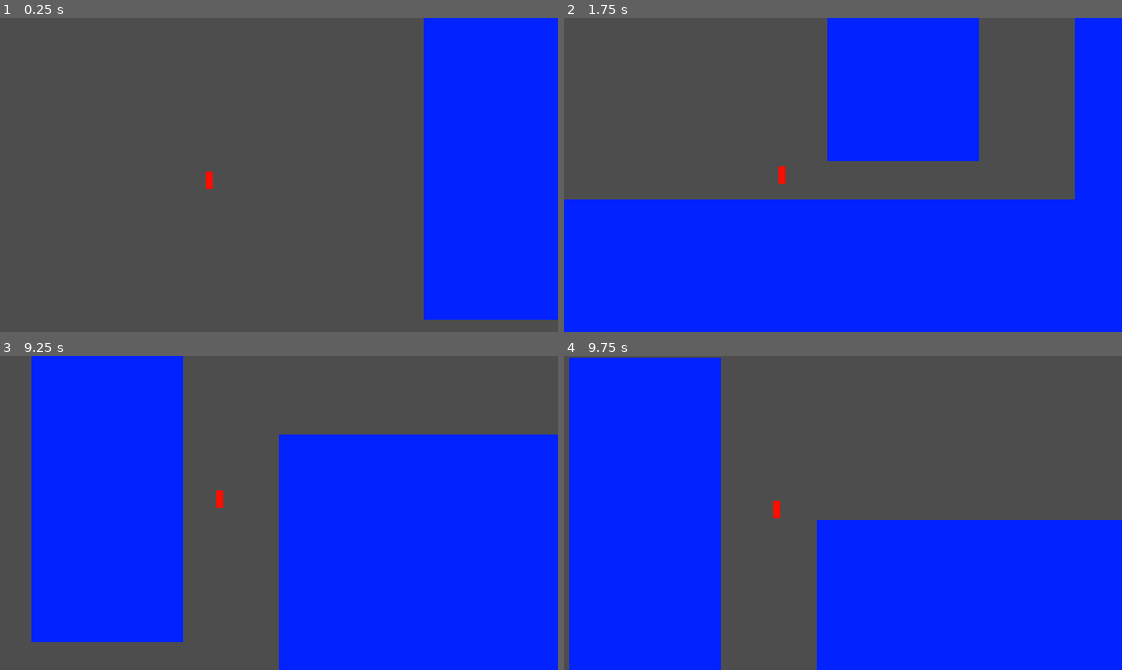
Above: before the commit, frames 1-4 (two rows, left to right).
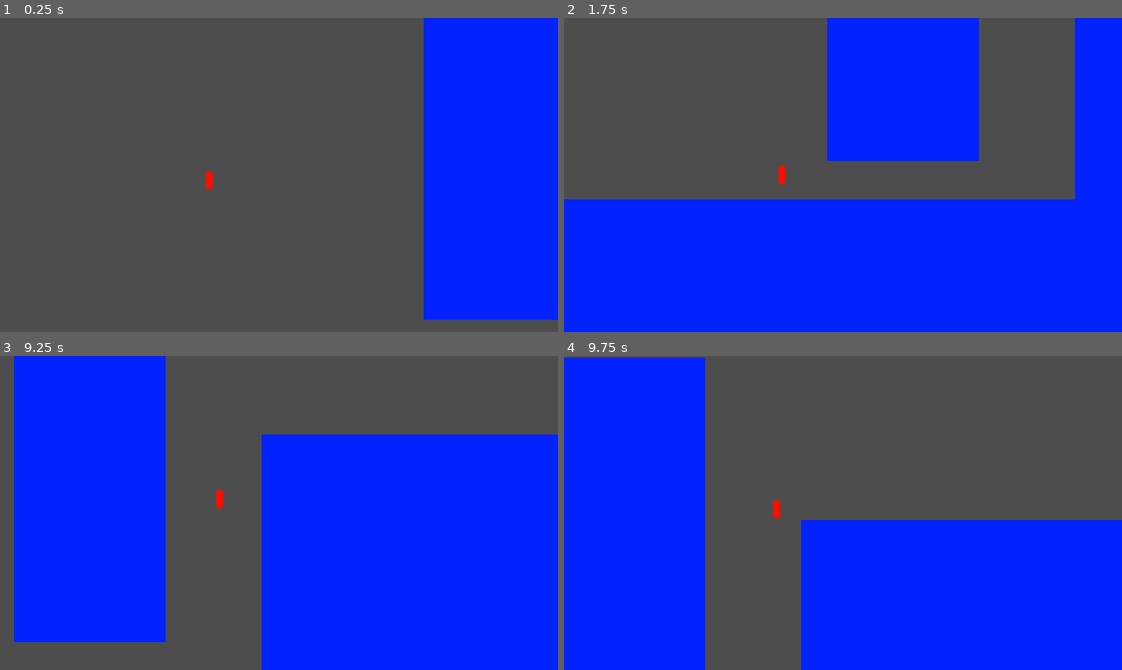
Above: after the commit, the same moments.

Repository: btyu-misc/maskgame
Game: Godot game, scene res://world.tscn
Two runs of this game, one before a commit and one after it. Both use one fixed random seed, a clock stepped at 60 frames per second and the inputs below.
Inputs:
- Up to frame 1 (0.25 s): no input
- Up to frame 2 (1.75 s): tap Enter (ui_accept) at 0.5 s; hold Space (jump) 0.53-1.28 s; hold D (move_right) from 0.53 s (still down); tap M (choose_mask) at 1.35 s; tap Space (jump) at 1.52, 1.55 s
- Up to frame 3 (9.25 s): tap Space (jump) at 1.82, 3.02, 3.05, 3.32, 4.52, 4.55, 4.82, 6.02, 6.05, 6.32, 7.52, 7.55, 7.82, 9.02, 9.05 s; release D (move_right) at 2.03 s; hold Space (jump) 2.03-2.78 s; hold A (move_left) 2.03-4.28 s; tap M (choose_mask) every 1.5 s from 2.85 to 8.85 s; hold Space (jump) 3.53-4.28 s; hold D (move_right) 4.28-8.03 s; hold Space (jump) 5.03-5.78 s; hold Space (jump) 6.53-7.28 s; hold Space (jump) 8.03-8.78 s; hold A (move_left) from 8.03 s (still down)
- Up to frame 4 (9.75 s): tap Space (jump) at 9.32 s; release A (move_left) at 9.53 s; hold D (move_right) from 9.53 s (still down); hold Space (jump) from 9.53 s (still down)

Frames 1-2 are identical in both runs. In frame 3, 8.0% of the frame differs, in the area x 2-50%, y 0-100%; in frame 4, 5.1%.

Commit message:
more movement

Diff:
--- a/character_body_2d.gd
+++ b/character_body_2d.gd
@@ -5,6 +5,10 @@
 const JUMP_VELOCITY = -190.0
 var gravity_scale:float = 800./1920.
 var gravity:Vector2
+
+@export var wing_mask:bool = true
+@export var heavy_mask:bool = false
+@export var dash_mask:bool = false
 
 
 #jumping
@@ -19,6 +23,8 @@
 var wall_timer:int = 0
 var wall_cool_down:int = 0
 
+var last_vel_dir:int
+
 var airborne:int = 0
 var airborne_const:int = 120
 
@@ -28,6 +34,7 @@
 
 #heavy mask
 var is_heavy:bool = false
+var heavy_equipped:bool = false
 
 #dash mask
 var can_dash:bool = true
@@ -40,8 +47,12 @@
 
 func _physics_process(delta: float) -> void:
 	# Add the gravity.
-	print(last_dir)
+	print(last_vel_dir)
 	print(is_on_wall())
+
+	if wall_cool_down == 0:
+		if (velocity.x > 0.01): last_vel_dir = 1
+		elif (velocity.x < -0.01): last_vel_dir = -1
 
 	#print(gravity)
 	if not is_on_floor():
@@ -54,8 +65,8 @@
 		if jumping and Input.is_action_just_released("jump"): velocity.y = 0
 	else:
 		if (airborne > 0):
-			#$Sprite2D.scale = Vector2(1 + (.5*airborne)/airborne_const, 1 - (.5*airborne)/airborne_const)
-			$Sprite2D.scale = Vector2(1 + .5, 1 - .5)
+			#squish when hitting the ground
+			$Sprite2D.scale = Vector2(1 + .6, 1 - .6)
 		airborne = 0
 
 	#buffer so jumping feels more responsive
@@ -70,7 +81,6 @@
 
 	#wall_jump functionality
 	if is_on_wall():
-		if wall_cool_down == 0: last_dir = Input.get_axis("move_left", "move_right")
 		wall_cool_down = 5
 	else:
 		wall_cool_down = clamp(wall_cool_down - 1, 0, 5)
@@ -80,12 +90,13 @@
 	if wall_just_jumped:
 		wall_just_jumped = false
 	air_lerp_const = lerp(air_lerp_const, 0.3, 0.012)
-	wall_timer = clamp(wall_timer - 1, 0, 5)
-	if wall_timer != 0 and !Input.is_action_pressed("move_left") and !Input.is_action_pressed("move_right") and (!Input.is_action_pressed("jump") or wall_timer >2):
+	wall_timer = clamp(wall_timer - 1, 0, 7)
+	if wall_timer != 0 and !Input.is_action_pressed("move_left") and !Input.is_action_pressed("move_right") and (!Input.is_action_pressed("jump") or wall_timer > 4):
 		print("wall normal jump")
 		air_lerp_const = lerp(air_lerp_const, 0.3, 0.1)
 
 
+	#squash and stretch code
 	if jumping:
 		$Sprite2D.scale = lerp($Sprite2D.scale, Vector2(.65, 1.35), 0.4)
 	elif !is_on_floor():
@@ -121,20 +132,18 @@
 
 
 func wall_jump():
-	if last_dir < 0:
+	if last_vel_dir < 0:
 		print("right wall jump")
-		last_dir = 1
 		velocity.y = JUMP_VELOCITY*1.
 		velocity.x = 150
-	elif last_dir > 0:
+	elif last_vel_dir > 0:
 		print("left wall jump")
-		last_dir = -1
 		velocity.y = JUMP_VELOCITY*1.
 		velocity.x = -150
 	$Sprite2D.scale = Vector2(1.5, .5)
 	wall_just_jumped = true
 	air_lerp_const = 0.01
-	wall_timer = 5
+	wall_timer = 7
 
 func move():
 	var direction := Input.get_axis("move_left", "move_right")
--- a/project.godot
+++ b/project.godot
@@ -48,6 +48,11 @@
 "events": [Object(InputEventKey,"resource_local_to_scene":false,"resource_name":"","device":-1,"window_id":0,"alt_press …(192 unchanged characters)…
 ]
 }
+action={
+"deadzone": 0.2,
+"events": [Object(InputEventKey,"resource_local_to_scene":false,"resource_name":"","device":-1,"window_id":0,"alt_pressed":false,"shift_pressed":false,"ctrl_pressed":false,"meta_pressed":false,"pressed":false,"keycode":0,"physical_keycode":78,"key_label":0,"unicode":110,"location":0,"echo":false,"script":null)
+]
+}
 
 [physics]
 
